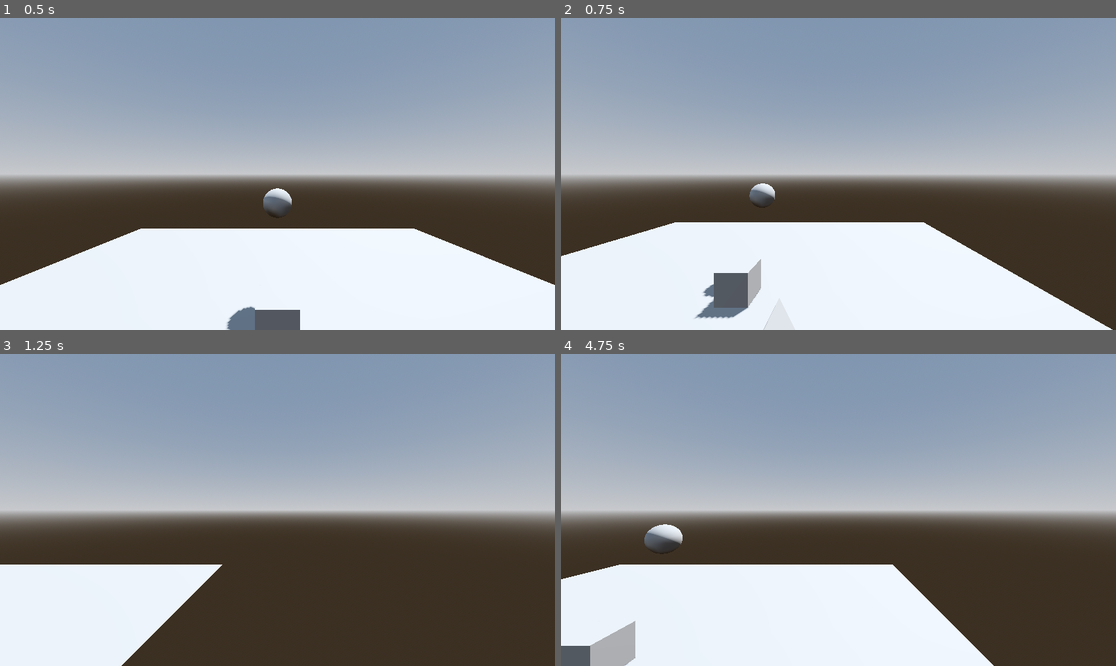
Above: before the commit, frames 1-4 (two rows, left to right).
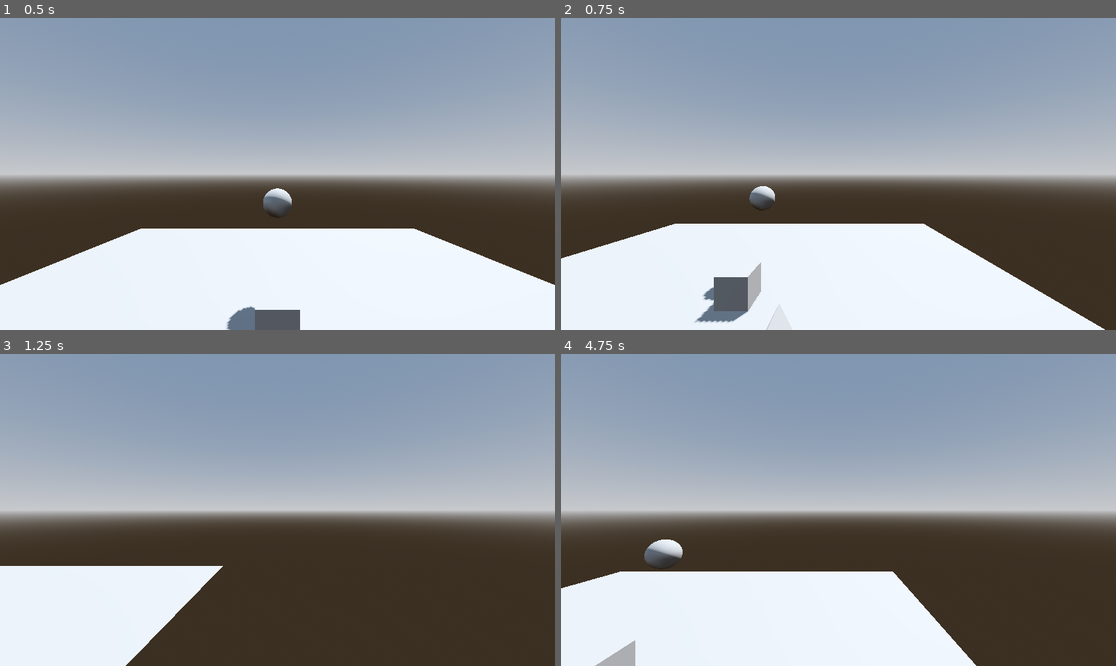
Above: after the commit, the same moments.

Repository: fsblab/Basic-Godot-3D-Camera-Control
Game: Godot game, scene res://scenes/root.tscn
The game is run twice, just before and just after one commit, with the same random seed, the same clock (stepped at 60 frames per second) and the same inputs.
Inputs (mouse positions are in pixels of both pictures, inside the frame that each line leads up to):
- Up to frame 1 (0.5 s): no input
- Up to frame 2 (0.75 s): tap Enter at 0.5 s; move the mouse to (960, 158) at 0.52 s; hold D from 0.53 s (still down); tap Mouse wheel down (mmb_down) at 0.6 s; click (960, 158) at 0.67 s
- Up to frame 3 (1.25 s): keep holding D; tap Mouse wheel up (mmb_up) at 0.8 s
- Up to frame 4 (4.75 s): move the mouse to (727, 525) at 1.27 s; release D at 1.28 s; hold S 1.28-2.03 s; tap Mouse wheel up (mmb_up) at 1.35, 2.3, 2.85, 3.8, 4.35 s; tap Mouse wheel down (mmb_down) at 1.55, 2.1, 3.05, 3.6, 4.55 s; move the mouse to (894, 441) at 2.02 s; hold D 2.03-2.78 s; move the mouse to (810, 572) at 2.77 s; hold W 2.78-3.53 s; click (810, 572) at 2.92 s; move the mouse to (1005, 556) at 3.52 s; hold A from 3.53 s (still down); move the mouse to (672, 463) at 4.27 s

Frame 1 is identical in both runs. In frame 2, 1.2% of the frame differs, in the area x 0-100%, y 53-100%; in frame 3, 0.4%; in frame 4, 3.7%, in the area x 0-78%, y 54-100%.

Commit message:
minor changes, less unnecessary complexity in code

Diff:
--- a/src/CameraScript.gd
+++ b/src/CameraScript.gd
@@ -14,13 +14,13 @@
 # Called every frame. 'delta' is the elapsed time since the previous frame.
 func _process(delta):
 	if Input.is_key_pressed(KEY_W):
-		transform = transform.translated_local(Vector3.FORWARD * delta * movementSpeed)
+		translate(Vector3.FORWARD * delta * movementSpeed)
 	if Input.is_key_pressed(KEY_A):
-		transform = transform.translated_local(Vector3.LEFT * delta * movementSpeed)
+		translate(Vector3.LEFT * delta * movementSpeed)
 	if Input.is_key_pressed(KEY_S):
-		transform = transform.translated_local(Vector3.BACK * delta * movementSpeed)
+		translate(Vector3.BACK * delta * movementSpeed)
 	if Input.is_key_pressed(KEY_D):
-		transform = transform.translated_local(Vector3.RIGHT * delta * movementSpeed)
+		translate(Vector3.RIGHT * delta * movementSpeed)
 
 	if Input.is_mouse_button_pressed(MOUSE_BUTTON_MIDDLE):
 		rotation.y -= Input.get_last_mouse_velocity().normalized().x * delta * rotationScalar
--- a/src/ZoomIOScript.gd
+++ b/src/ZoomIOScript.gd
@@ -1,7 +1,6 @@
 extends Node3D
 
 var speed
-var rootcam
 var mousepos
 
 var viewport
@@ -15,38 +14,40 @@
 # Called when the node enters the scene tree for the first time.
 func _ready():
 	speed = 1
-	rootcam = get_node(get_meta("rootCamera"))
 	zoomScalar = 100
+
+	viewport = get_viewport()
+	cam = viewport.get_camera_3d()
 
 
 func _physics_process(delta):
 	if Input.is_action_just_pressed("mmb_up"):
-		viewport = get_viewport()
 		mouse_position = viewport.get_mouse_position()
-		cam = viewport.get_camera_3d()
 
 		direction = cam.project_ray_normal(mouse_position)
-
-		rootcam.transform = rootcam.transform.translated(direction * zoomScalar * delta)
+		translate(direction * zoomScalar * delta)
 
 	if Input.is_action_just_pressed("mmb_down"):
-		viewport = get_viewport()
 		mouse_position = viewport.get_mouse_position()
-		cam = viewport.get_camera_3d()
 
 		direction = cam.project_ray_normal(mouse_position)
+		translate(-direction * zoomScalar * delta)
 
-		rootcam.transform = rootcam.transform.translated(-direction * zoomScalar * delta)
+	position.y = clamp(position.y, 0, 20)
 
 
 #func _input(event):
 #	if event is InputEventMouseButton:
 #		if event.button_index == MOUSE_BUTTON_WHEEL_UP:
-#			transform = transform.translated_local(Vector3.DOWN * speed)
+#			translate(Vector3.DOWN * zoomScalar * .01)
 #		if event.button_index == MOUSE_BUTTON_WHEEL_DOWN:
-#			transform = transform.translated_local(Vector3.UP * speed)
+#			translate(Vector3.UP * zoomScalar * .01)
 
 
 # Called every frame. 'delta' is the elapsed time since the previous frame.
-func _process(_delta):
-	pass
+#func _process(delta):
+#	if Input.is_action_just_pressed("mmb_up"):
+#		translate(Vector3.DOWN * delta * zoomScalar)
+#
+#	if Input.is_action_just_pressed("mmb_down"):
+#		translate(Vector3.UP * delta * zoomScalar)
